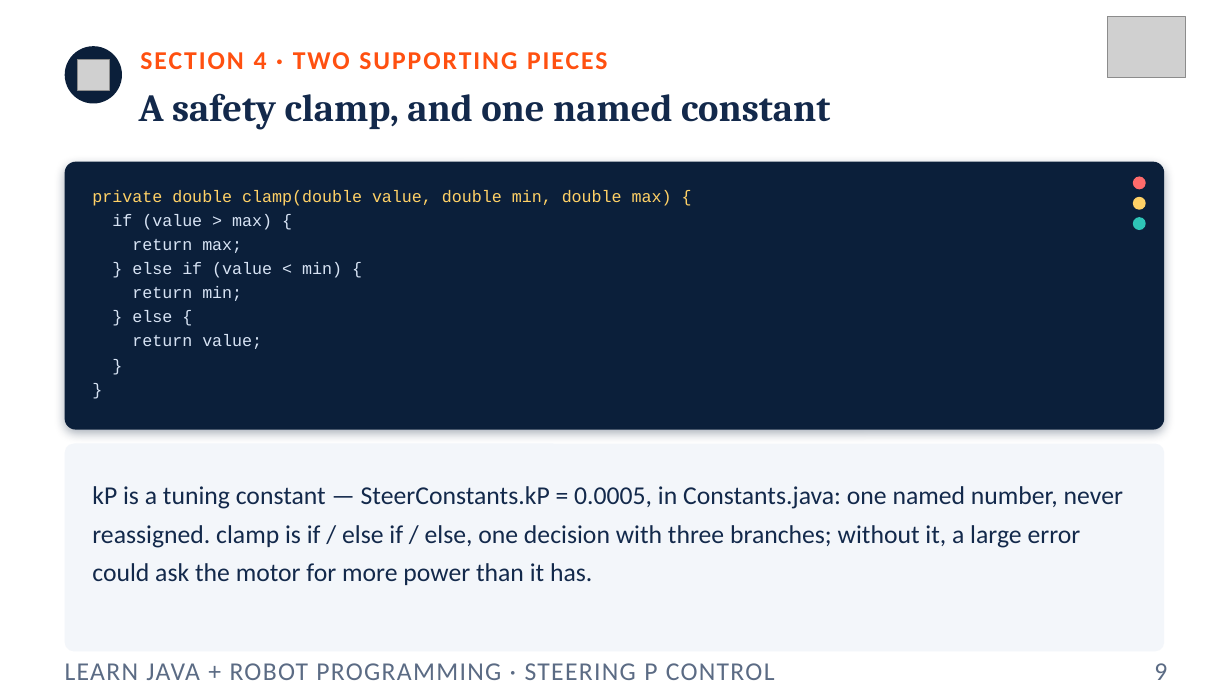
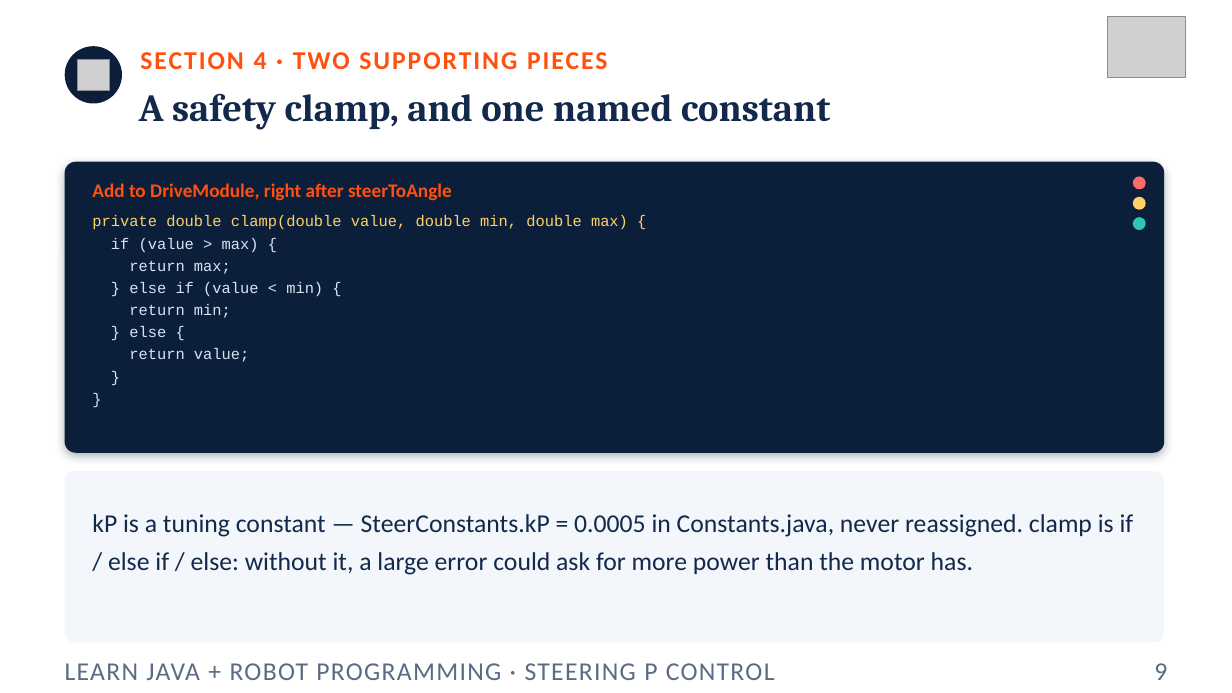
Before and after one commit to FRC5010/BasicRobotLessons, a slide deck: slide 9 of docs/presentations/v3/05-steering-p-control.pptx. Drawn at 1232x693 pixels with LibreOffice and Linux fonts; fonts in the diff are those of the drawing; grey boxes stand for pictures. Boxes give left, top, right and bottom in pixels: in the first picture for what was removed or moved away, otherwise in the second. Text is boxed around its words. In the diff, an @@ line names an element or a change of style, - is before the commit and + after.

```diff
--- a/docs/presentations/v3/05-steering-p-control.pptx
+++ b/docs/presentations/v3/05-steering-p-control.pptx
@@ rounded rectangle: place and size @@
-rounded rectangle at <box>65,162,1165,430</box>
+rounded rectangle at <box>65,162,1165,453</box>
@@ rounded rectangle at <box>65,162,1165,453</box>: proportions changed @@
@@ text "private double clamp(double value, double ...": place and size @@
-text "private double clamp(double value, double ..." at <box>92,190,672,349</box>
+text "private double clamp(double value, double ..." at <box>92,215,628,362</box>
@@ text "private double clamp(double value, double ..." at <box>92,215,628,362</box>: size 13 to 12 pt @@
@@ text added at <box>92,183,452,201</box>, 15 pt, text #FF5010, bold @@
+Add to DriveModule, right after steerToAngle
@@ rounded rectangle at <box>65,471,1165,642</box>: proportions changed @@
@@ rounded rectangle: place and size @@
-rounded rectangle at <box>65,444,1165,652</box>
+rounded rectangle at <box>65,471,1165,642</box>
@@ text at <box>92,514,1134,575</box>: text changed @@
-kP is a tuning constant — SteerConstants.kP = 0.0005, in Constants.java: one named number, never reassigned. clamp is if / else if / else, one decision with three branches; without it, a large error could ask the motor for more power than it has.
+kP is a tuning constant — SteerConstants.kP = 0.0005 in Constants.java, never reassigned. clamp is if / else if / else: without it, a large error could ask for more power than the motor has.
```
Also in this commit, not shown: 4 other slides changed, 17 other files.
